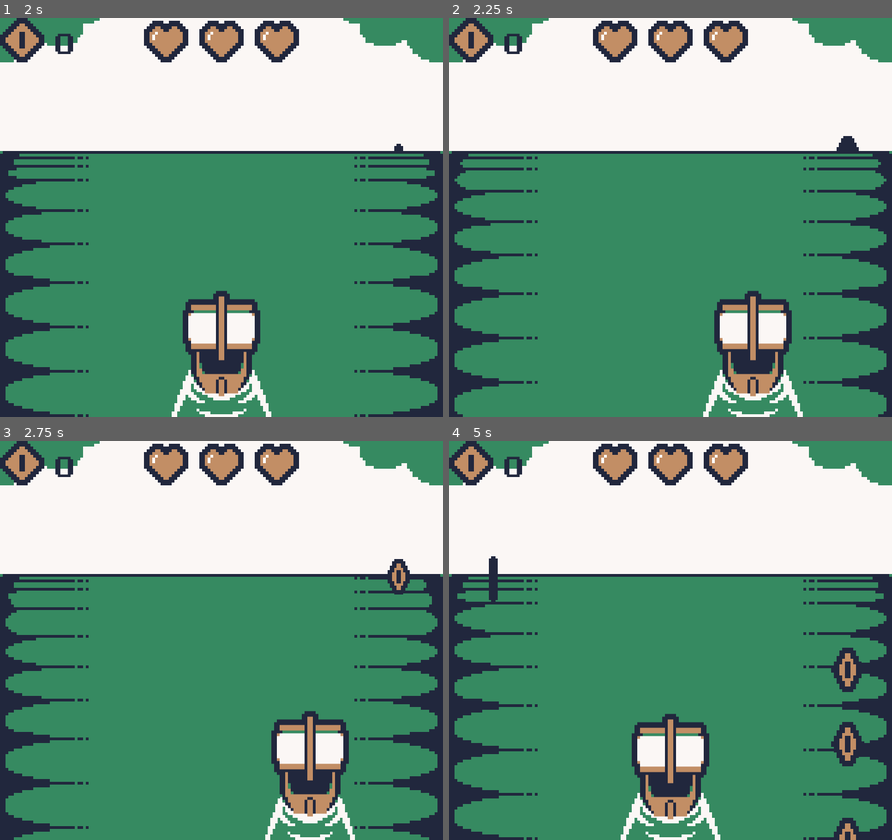
Above: before the commit, frames 1-4 (two rows, left to right).
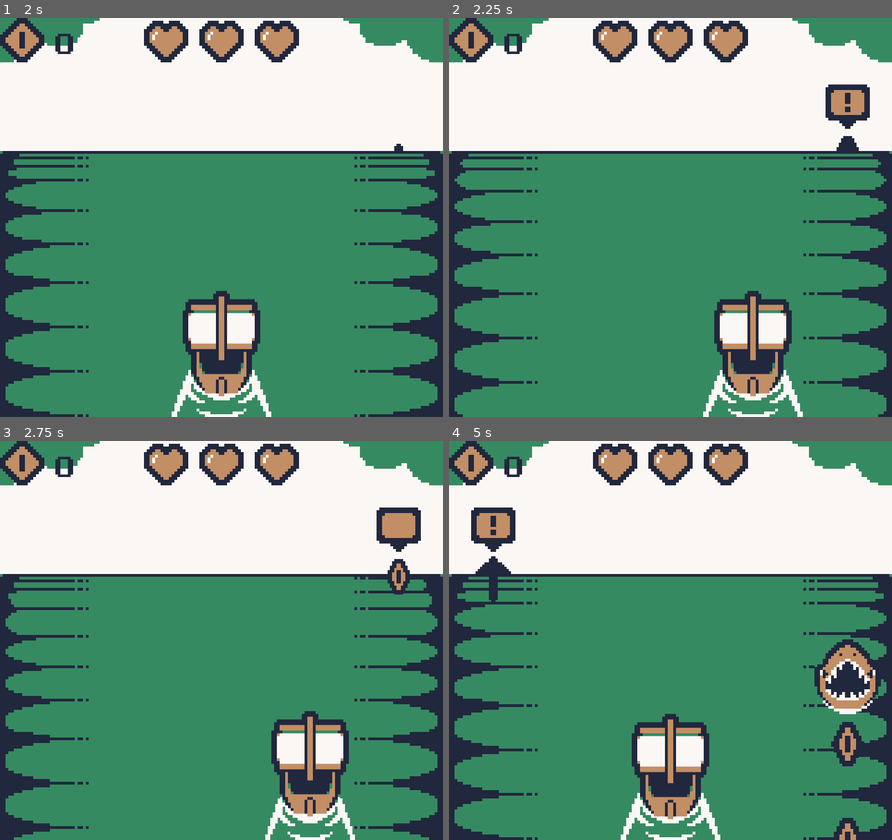
Above: after the commit, the same moments.

Repository: dr4ghs/GBJAM14
Game: Godot game, scene res://Scenes/play_scene.tscn
Two runs of this game, one before a commit and one after it. Both use one fixed random seed, a clock stepped at 60 frames per second and the inputs below. This scene is started directly instead of the project's main scene.
Inputs:
- Up to frame 1 (2 s): hold Right (steer_right) 0.53-1.28 s; hold Left (steer_left) from 1.28 s (still down)
- Up to frame 2 (2.25 s): release Left (steer_left) at 2.03 s; hold Right (steer_right) from 2.03 s (still down)
- Up to frame 3 (2.75 s): keep holding Right (steer_right)
- Up to frame 4 (5 s): release Right (steer_right) at 3.53 s; hold Left (steer_left) from 3.53 s (still down)

Frame 1 is identical in both runs. In frame 2, 0.9% of the frame differs, in the area x 85-95%, y 16-28%; in frame 3, 0.9%; in frame 4, 2.8%, in the area x 5-98%, y 16-69%.

Commit message:
Added BGM and SFX
WIP main theme and crashing waves

Diff:
--- /dev/null
+++ b/Assets/Resources/Patterns/pattern_1.tres
@@ -0,0 +1,55 @@
+[gd_resource type="Resource" script_class="SpawnPattern" format=3 uid="uid://3hvdw580tj0r"]
+
+[ext_resource type="Script" uid="uid://buq1dvdvcbo5g" path="res://Scripts/Resources/spawn_entry.gd" id="1_0pqe3"]
+[ext_resource type="Resource" uid="uid://csijcc10nc2mj" path="res://Assets/Resources/coin_entity.tres" id="2_58cvo"]
+[ext_resource type="Resource" uid="uid://qulyym73n8fl" path="res://Assets/Resources/shark_entity.tres" id="3_k3psa"]
+[ext_resource type="Script" uid="uid://dxrsmg2rofqnv" path="res://Scripts/Resources/spawn_pattern.gd" id="4_2kwq8"]
+
+[sub_resource type="Resource" id="Resource_45wvb"]
+script = ExtResource("1_0pqe3")
+entity = ExtResource("2_58cvo")
+lane = 0
+metadata/_custom_type_script = "uid://buq1dvdvcbo5g"
+
+[sub_resource type="Resource" id="Resource_cp8yn"]
+script = ExtResource("1_0pqe3")
+entity = ExtResource("2_58cvo")
+lane = 4
+metadata/_custom_type_script = "uid://buq1dvdvcbo5g"
+
+[sub_resource type="Resource" id="Resource_j3qlu"]
+script = ExtResource("1_0pqe3")
+entity = ExtResource("3_k3psa")
+lane = 1
+distance = 1.0
+metadata/_custom_type_script = "uid://buq1dvdvcbo5g"
+
+[sub_resource type="Resource" id="Resource_fbpj1"]
+script = ExtResource("1_0pqe3")
+entity = ExtResource("3_k3psa")
+lane = 3
+distance = 1.0
+metadata/_custom_type_script = "uid://buq1dvdvcbo5g"
+
+[sub_resource type="Resource" id="Resource_3cjv5"]
+script = ExtResource("1_0pqe3")
+entity = ExtResource("2_58cvo")
+distance = 2.0
+metadata/_custom_type_script = "uid://buq1dvdvcbo5g"
+
+[sub_resource type="Resource" id="Resource_2kn3l"]
+script = ExtResource("1_0pqe3")
+entity = ExtResource("2_58cvo")
+distance = 3.0
+metadata/_custom_type_script = "uid://buq1dvdvcbo5g"
+
+[sub_resource type="Resource" id="Resource_8n5jp"]
+script = ExtResource("1_0pqe3")
+entity = ExtResource("2_58cvo")
+distance = 4.0
+metadata/_custom_type_script = "uid://buq1dvdvcbo5g"
+
+[resource]
+script = ExtResource("4_2kwq8")
+entities = Array[ExtResource("1_0pqe3")]([SubResource("Resource_45wvb"), SubResource("Resource_cp8yn"), SubResource("Resource_j3qlu"), SubResource("Resource_fbpj1"), SubResource("Resource_3cjv5"), SubResource("Resource_2kn3l"), SubResource("Resource_8n5jp")])
+metadata/_custom_type_script = "uid://dxrsmg2rofqnv"
--- a/Assets/Resources/Patterns/three_coin_col.tres
+++ b/Assets/Resources/Patterns/three_coin_col.tres
@@ -3,10 +3,11 @@
 [ext_resource type="Script" uid="uid://buq1dvdvcbo5g" path="res://Scripts/Resources/spawn_entry.gd" id="1_w43cx"]
 [ext_resource type="Script" uid="uid://dxrsmg2rofqnv" path="res://Scripts/Resources/spawn_pattern.gd" id="2_7wcbn"]
 [ext_resource type="Resource" uid="uid://csijcc10nc2mj" path="res://Assets/Resources/coin_entity.tres" id="2_xjh8a"]
+[ext_resource type="Resource" uid="uid://qulyym73n8fl" path="res://Assets/Resources/shark_entity.tres" id="3_fjt65"]
 
 [sub_resource type="Resource" id="Resource_w43cx"]
 script = ExtResource("1_w43cx")
-entity = ExtResource("2_xjh8a")
+entity = ExtResource("3_fjt65")
 distance = 2.0
 metadata/_custom_type_script = "uid://buq1dvdvcbo5g"
 
--- a/Scenes/Prefabs/Ship.tscn
+++ b/Scenes/Prefabs/Ship.tscn
@@ -1,6 +1,6 @@
 [gd_scene format=3 uid="uid://bqp43oasmei58"]
 
-[ext_resource type="Script" uid="uid://corwj32far4gf" path="res://Scripts/ship.gd" id="1_e0dsa"]
+[ext_resource type="Script" uid="uid://corwj32far4gf" path="res://Scripts/Entities/ship.gd" id="1_e0dsa"]
 [ext_resource type="Texture2D" uid="uid://dpxu7ssuhnp1e" path="res://Assets/Sprites/trail.png" id="2_yhs82"]
 [ext_resource type="Texture2D" uid="uid://isotmmuukf6g" path="res://Assets/Sprites/ship.png" id="3_1mfrw"]
 
--- a/Scenes/Prefabs/entity.tscn
+++ b/Scenes/Prefabs/entity.tscn
@@ -1,6 +1,6 @@
 [gd_scene format=3 uid="uid://b2cn7dwr1s7vj"]
 
-[ext_resource type="Script" uid="uid://d4c7iw6xdus3v" path="res://Scripts/entity.gd" id="1_53wb5"]
+[ext_resource type="Script" uid="uid://d4c7iw6xdus3v" path="res://Scripts/Entities/entity.gd" id="1_53wb5"]
 [ext_resource type="Texture2D" uid="uid://ck258yie3336b" path="res://Assets/Sprites/clipping_mask.png" id="2_sorwi"]
 [ext_resource type="AnimationLibrary" uid="uid://pfu4k7ss0qye" path="res://Assets/Animations/entity_anims.tres" id="3_4c1g7"]
 
--- a/Scenes/Prefabs/player_ship.tscn
+++ b/Scenes/Prefabs/player_ship.tscn
@@ -1,6 +1,6 @@
 [gd_scene format=3 uid="uid://dqfu4rshct0w1"]
 
-[ext_resource type="Script" uid="uid://corwj32far4gf" path="res://Scripts/ship.gd" id="1_jbf0a"]
+[ext_resource type="Script" uid="uid://corwj32far4gf" path="res://Scripts/Entities/ship.gd" id="1_jbf0a"]
 [ext_resource type="Texture2D" uid="uid://dpxu7ssuhnp1e" path="res://Assets/Sprites/trail.png" id="2_jbf0a"]
 [ext_resource type="Texture2D" uid="uid://isotmmuukf6g" path="res://Assets/Sprites/ship.png" id="3_pik1w"]
 [ext_resource type="Texture2D" uid="uid://c4t06lg00gjy" path="res://Assets/Sprites/coin.png" id="4_jbf0a"]
@@ -46,6 +46,18 @@
 "transitions": PackedFloat32Array(1),
 "update": 1,
 "values": [1.0]
+}
+tracks/3/type = "value"
+tracks/3/imported = false
+tracks/3/enabled = true
+tracks/3/path = NodePath("CollisionBox:disabled")
+tracks/3/interp = 1
+tracks/3/loop_wrap = true
+tracks/3/keys = {
+"times": PackedFloat32Array(0),
+"transitions": PackedFloat32Array(1),
+"update": 1,
+"values": [false]
 }
 
 [sub_resource type="Animation" id="Animation_24gcl"]
@@ -76,6 +88,18 @@
 "args": [],
 "method": &"on_damaged_anim_end"
 }]
+}
+tracks/2/type = "value"
+tracks/2/imported = false
+tracks/2/enabled = true
+tracks/2/path = NodePath("CollisionBox:disabled")
+tracks/2/interp = 1
+tracks/2/loop_wrap = true
+tracks/2/keys = {
+"times": PackedFloat32Array(0, 1.2),
+"transitions": PackedFloat32Array(1, 1),
+"update": 1,
+"values": [true, false]
 }
 
 [sub_resource type="Animation" id="Animation_pakvq"]
--- a/Scenes/Prefabs/warning_sign.tscn
+++ b/Scenes/Prefabs/warning_sign.tscn
@@ -1,7 +1,7 @@
 [gd_scene format=3 uid="uid://cqpjkry3jvpc"]
 
 [ext_resource type="Texture2D" uid="uid://bvbuyaxwevucn" path="res://Assets/Sprites/warning.png" id="1_b6ii3"]
-[ext_resource type="Script" uid="uid://dg42boahvni1c" path="res://Scripts/warning_sign.gd" id="2_so5n3"]
+[ext_resource type="Script" uid="uid://dg42boahvni1c" path="res://Scripts/Entities/warning_sign.gd" id="2_so5n3"]
 
 [sub_resource type="AtlasTexture" id="AtlasTexture_fg1lf"]
 atlas = ExtResource("1_b6ii3")
--- a/Scenes/play_scene.tscn
+++ b/Scenes/play_scene.tscn
@@ -1,6 +1,6 @@
 [gd_scene format=3 uid="uid://ciqdjthet6xcq"]
 
-[ext_resource type="Script" uid="uid://do1y72rfs57e" path="res://Scripts/background.gd" id="2_5lpdq"]
+[ext_resource type="Script" uid="uid://do1y72rfs57e" path="res://Scripts/Scenes/Play/background.gd" id="2_5lpdq"]
 [ext_resource type="FontFile" uid="uid://dx73sdghq4d41" path="res://Fonts/game-boy-startup-font.otf" id="2_p805a"]
 [ext_resource type="Texture2D" uid="uid://nde2ijd35xup" path="res://Assets/Sprites/background.png" id="2_s0nau"]
 [ext_resource type="Script" uid="uid://we1tsccsmi1m" path="res://Scripts/UI/gold_label.gd" id="4_5lpdq"]
@@ -8,11 +8,14 @@
 [ext_resource type="PackedScene" uid="uid://dqfu4rshct0w1" path="res://Scenes/Prefabs/player_ship.tscn" id="5_616no"]
 [ext_resource type="Script" uid="uid://i7xq76g5pvbb" path="res://Scripts/UI/health_bar.gd" id="5_ivbpn"]
 [ext_resource type="Texture2D" uid="uid://dsojiqq6ktrwu" path="res://Assets/Sprites/hearts.png" id="6_io55t"]
-[ext_resource type="Script" uid="uid://yfhna855ntn1" path="res://Scripts/play_scene_camera_controller.gd" id="9_j3qlu"]
+[ext_resource type="AudioStream" uid="uid://ccntjy40nve6u" path="res://Assets/Audio/SFX/crashing_waves.wav" id="9_fbpj1"]
+[ext_resource type="Script" uid="uid://yfhna855ntn1" path="res://Scripts/Scenes/Play/play_scene_camera_controller.gd" id="9_j3qlu"]
 [ext_resource type="Texture2D" uid="uid://c4t06lg00gjy" path="res://Assets/Sprites/coin.png" id="10_knw1p"]
-[ext_resource type="Script" uid="uid://cgsv7pym7c47w" path="res://Scripts/entities_spawner.gd" id="11_knw1p"]
+[ext_resource type="Script" uid="uid://cgsv7pym7c47w" path="res://Scripts/Entities/entities_spawner.gd" id="11_knw1p"]
 [ext_resource type="Resource" uid="uid://uqh55qaj8jw" path="res://Assets/Resources/Patterns/three_coin_col.tres" id="12_45wvb"]
-[ext_resource type="Script" uid="uid://dlc0aw4h320c2" path="res://Scripts/despawn_area.gd" id="13_io55t"]
+[ext_resource type="Script" uid="uid://dlc0aw4h320c2" path="res://Scripts/Scenes/Play/despawn_area.gd" id="13_io55t"]
+[ext_resource type="Script" uid="uid://cwx316oleyeju" path="res://Scripts/Scenes/Play/audio_stream_player.gd" id="14_45wvb"]
+[ext_resource type="AudioStream" uid="uid://4jto1213agr6" path="res://Assets/Audio/BGM/main_theme.wav" id="16_fbpj1"]
 
 [sub_resource type="AtlasTexture" id="AtlasTexture_ivbpn"]
 atlas = ExtResource("6_io55t")
@@ -200,6 +203,11 @@
 libraries/ = SubResource("AnimationLibrary_ivbpn")
 autoplay = &"default"
 
+[node name="AudioStreamPlayer" type="AudioStreamPlayer" parent="Background" unique_id=156176197]
+stream = ExtResource("9_fbpj1")
+autoplay = true
+playback_type = 1
+
 [node name="Camera2D" type="Camera2D" parent="." unique_id=1155018366]
 position = Vector2(80, 72)
 script = ExtResource("9_j3qlu")
@@ -224,9 +232,18 @@
 collision_mask = 2
 _health = 3
 
+[node name="AudioStreamPlayer" type="AudioStreamPlayer" parent="." unique_id=1811947695]
+script = ExtResource("14_45wvb")
+
+[node name="AudioStreamPlayer2" type="AudioStreamPlayer" parent="." unique_id=1088805355]
+stream = ExtResource("16_fbpj1")
+autoplay = true
+
 [connection signal="area_entered" from="DespawnArea" to="DespawnArea" method="_on_area_entered"]
 [connection signal="damage_taken" from="PlayerShip" to="Canvas Layer/HealthBar/Layout" method="on_damage_taken"]
 [connection signal="damage_taken" from="PlayerShip" to="Camera2D" method="screen_shake"]
 [connection signal="damage_taken" from="PlayerShip" to="PlayerShip" method="_on_damage_taken"]
+[connection signal="damage_taken" from="PlayerShip" to="AudioStreamPlayer" method="on_damage_taken"]
 [connection signal="gold_taken" from="PlayerShip" to="Canvas Layer/Golds/Layout/Label" method="on_gold_taken"]
 [connection signal="gold_taken" from="PlayerShip" to="PlayerShip" method="_on_gold_taken"]
+[connection signal="gold_taken" from="PlayerShip" to="AudioStreamPlayer" method="on_gold_gained"]
--- a/Scripts/Resources/spawn_entry.gd
+++ b/Scripts/Resources/spawn_entry.gd
@@ -1,13 +1,6 @@
-class_name SpawnEntry extends Resource
-
-enum Lane {
-	LEFT = 0,
-	CENTER_LEFT,
-	CENTER,
-	CENTER_RIGHT,
-	RIGHT
-}
+class_name SpawnEntry
+extends Resource
 
 @export var entity: EntityResource;
-@export var lane: Lane = Lane.CENTER;
+@export var lane: Enums.Lane = Enums.Lane.CENTER;
 @export var distance: float;
--- /dev/null
+++ b/Scripts/Scenes/Play/audio_stream_player.gd
@@ -0,0 +1,13 @@
+extends AudioStreamPlayer
+
+@export var coin_sfx: AudioStream = preload("res://Assets/Audio/SFX/gold_gain.wav")
+@export var dmg_sfx: AudioStream = preload("res://Assets/Audio/SFX/damage_taken.wav")
+
+func on_gold_gained(_gold: int) -> void:
+	stop();
+	stream = coin_sfx;
+	play();
+
+func on_damage_taken(_damage: int) -> void:
+	stream = dmg_sfx;
+	play();
--- /dev/null
+++ b/Scripts/lanes.gd
@@ -0,0 +1,9 @@
+class_name Enums
+
+enum Lane {
+	LEFT = 0,
+	CENTER_LEFT,
+	CENTER,
+	CENTER_RIGHT,
+	RIGHT,
+}
--- /dev/null
+++ b/default_bus_layout.tres
@@ -0,0 +1,4 @@
+[gd_resource type="AudioBusLayout" format=3 uid="uid://d35v8hw4xf7e8"]
+
+[resource]
+bus/0/volume_db = -8.009033
Not shown, added: Assets/Audio/BGM/main_theme.wav.import
Not shown, added: Assets/Audio/SFX/crashing_waves.wav.import
Not shown, added: Assets/Audio/SFX/damage_taken.wav.import
Not shown, added: Assets/Audio/SFX/gold_gain.wav.import
Renamed: Scripts/entities_spawner.gd -> Scripts/Entities/entities_spawner.gd
Renamed: Scripts/entities_spawner.gd.uid -> Scripts/Entities/entities_spawner.gd.uid
Renamed: Scripts/entity.gd -> Scripts/Entities/entity.gd
Renamed: Scripts/entity.gd.uid -> Scripts/Entities/entity.gd.uid
Renamed: Scripts/ship.gd -> Scripts/Entities/ship.gd
Renamed: Scripts/ship.gd.uid -> Scripts/Entities/ship.gd.uid
Renamed: Scripts/warning_sign.gd -> Scripts/Entities/warning_sign.gd
Renamed: Scripts/warning_sign.gd.uid -> Scripts/Entities/warning_sign.gd.uid
(and 14 more such lines)
